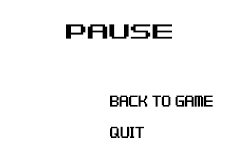
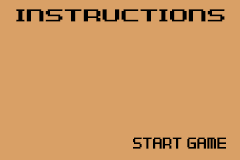
Layers edited between the first and the second 240 x 160 image:
added layer "INSTRUCTIONS" above "Start game" over [16, 9, 225, 22]
added layer "Start game" above "next" over [133, 137, 226, 149]
added layer "Layer 6" above "Back to Start" over [0, 0, 240, 160]
hid "Back to Game quit" over [110, 95, 213, 138]
hid "Pause" over [66, 24, 172, 39]
